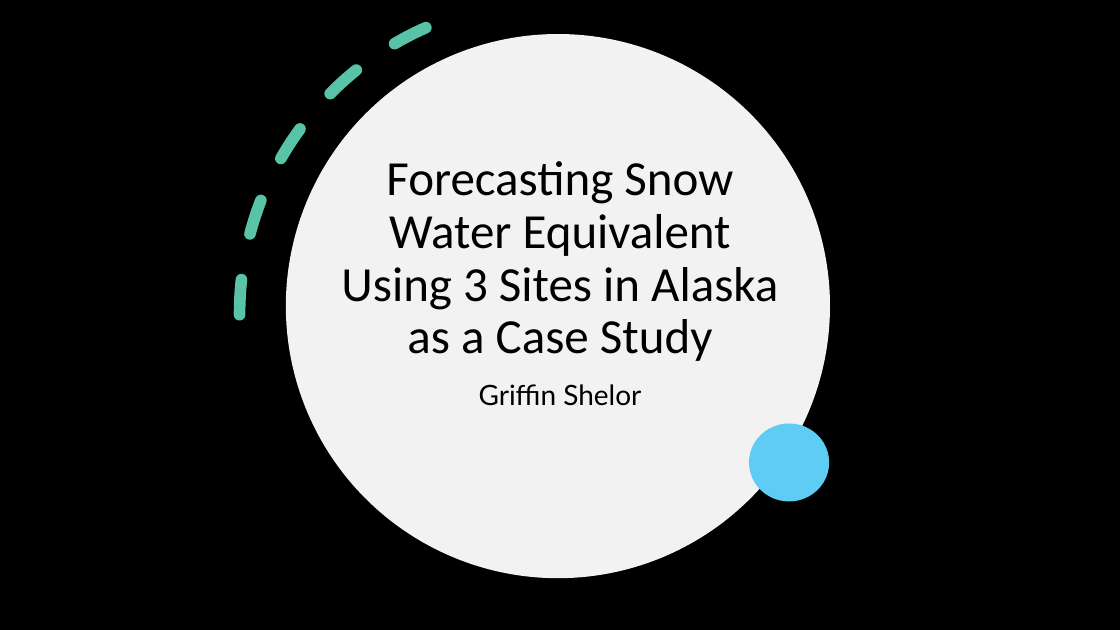
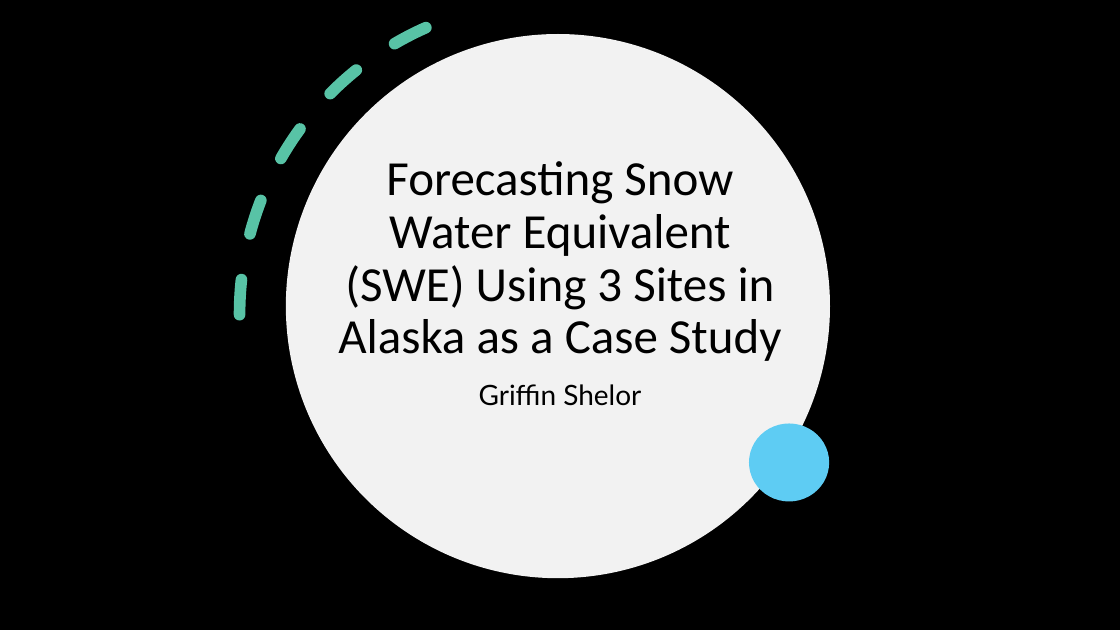
Before and after one commit to gshelor/NRES776, a slide deck: slide 1 of Project/FinalPresentation.pptx. Drawn at 1120x630 pixels with LibreOffice and Linux fonts; fonts in the diff are those of the drawing; background and template pictures are left out. Boxes give left, top, right and bottom in pixels: in the first picture for what was removed or moved away, otherwise in the second. Text is boxed around its words. In the diff, an @@ line names an element or a change of style, - is before the commit and + after.

```diff
--- a/Project/FinalPresentation.pptx
+++ b/Project/FinalPresentation.pptx
@@ title at (338,161,781,361): text changed @@
-Forecasting Snow Water Equivalent Using 3 Sites in Alaska as a Case Study
+Forecasting Snow Water Equivalent (SWE) Using 3 Sites in Alaska as a Case Study
```
Also in this commit, not shown: 7 other files.
